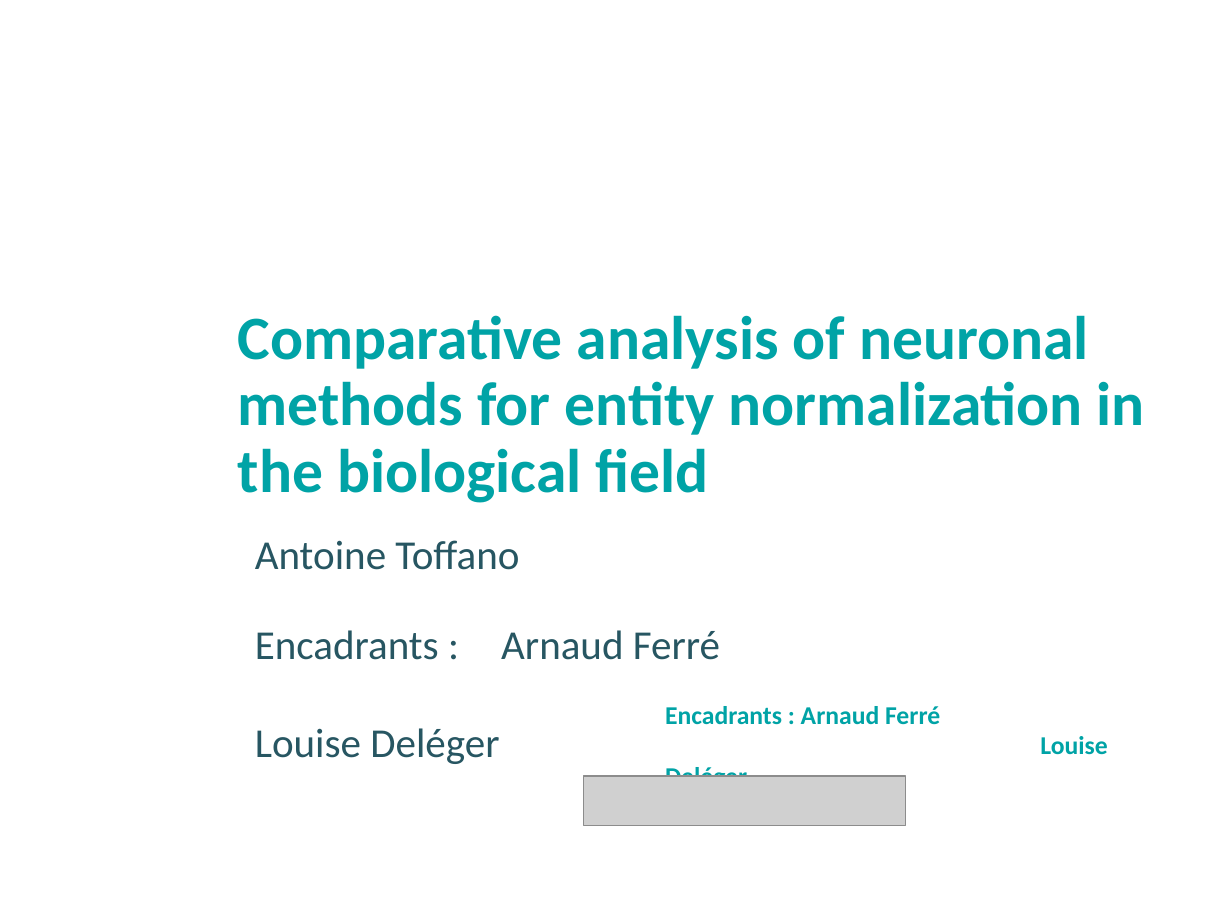
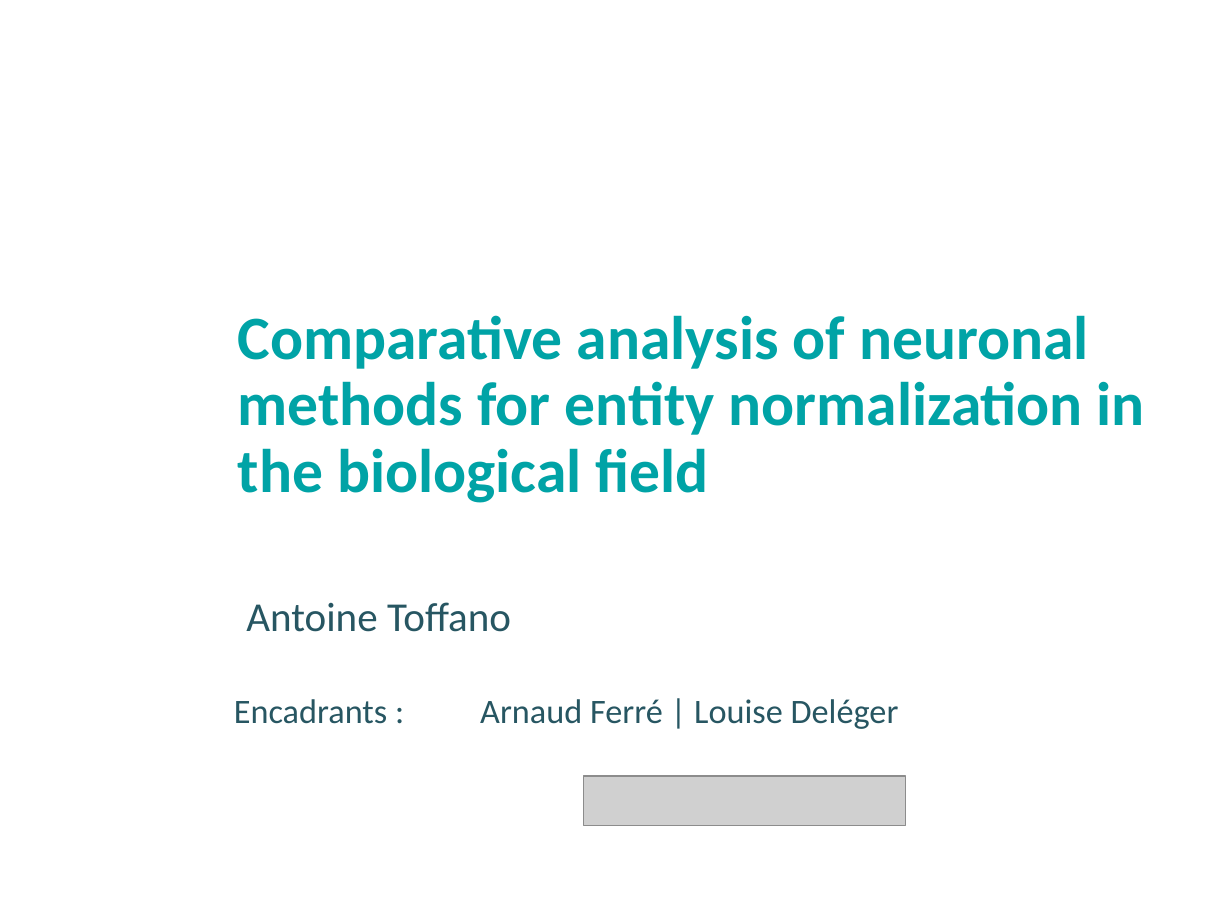
Before and after one commit to atoffano/entity-norm, a slide deck: slide 1 of Presentation-INRAE-format classique.odp (slide 2 before the commit). Drawn at 1232x924 pixels with LibreOffice and Linux fonts; fonts in the diff are those of the drawing; grey boxes stand for pictures; background and template pictures are left out. Boxes give left, top, right and bottom in pixels: in the first picture for what was removed or moved away, otherwise in the second. Text is boxed around its words. In the diff, an @@ line names an element or a change of style, - is before the commit and + after.

```diff
--- a/Presentation-INRAE-format classique.odp
+++ b/Presentation-INRAE-format classique.odp
@@ text "Antoine Toffano": place and size @@
-text "Antoine Toffano" at bbox=[255, 540, 519, 570]
+text "Antoine Toffano" at bbox=[246, 602, 511, 632]
@@ text at bbox=[234, 699, 899, 729]: text changed; size 24 to 20 pt @@
-Encadrants : Arnaud Ferré
-Louise Deléger
+Encadrants : Arnaud Ferré | Louise Deléger
@@ text removed at bbox=[665, 706, 1107, 755] @@
-Encadrants : Arnaud Ferré
-Louise Deléger
```
Also in this commit, not shown: 11 other slides changed, 4 slides added, 2 slides removed, 1 other file.
